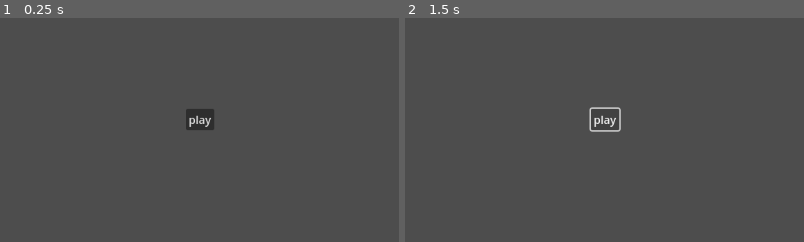
Above: before the commit, frames 1-2 (left to right).
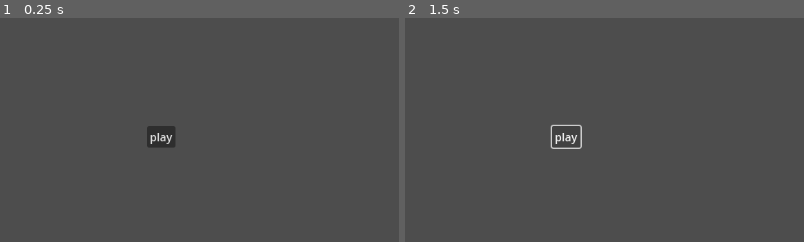
Above: after the commit, the same moments.

Repository: bharper9/CSC-492-Senior-Proj
Game: Godot game, scene res://GameStart.tscn
Same seed, same stepped clock (60 frames per second), same inputs: the game is played once before the commit and once after it. The project has no main scene, so this scene is started directly.
Inputs:
- Up to frame 1 (0.25 s): no input
- Up to frame 2 (1.5 s): click "play" at 0.5 s; click "play" at 1.25 s
The pictures show only the part of the screen within x 0-50%, y 0-50%; the shares and areas given below are measured in that part.

The runs differ from the first frame. In frame 1, 1.2% of the frame differs, in the area x 36-54%, y 40-58%; in frame 2, 0.7%.

Commit message:
play button

Diff:
--- a/GameStart.tscn
+++ b/GameStart.tscn
@@ -10,9 +10,9 @@
 
 [node name="Button" type="Button" parent="."]
 layout_mode = 0
-offset_left = 268.0
-offset_top = 131.0
-offset_right = 309.0
-offset_bottom = 162.0
+offset_left = 212.0
+offset_top = 156.0
+offset_right = 253.0
+offset_bottom = 187.0
 text = "play
 "
